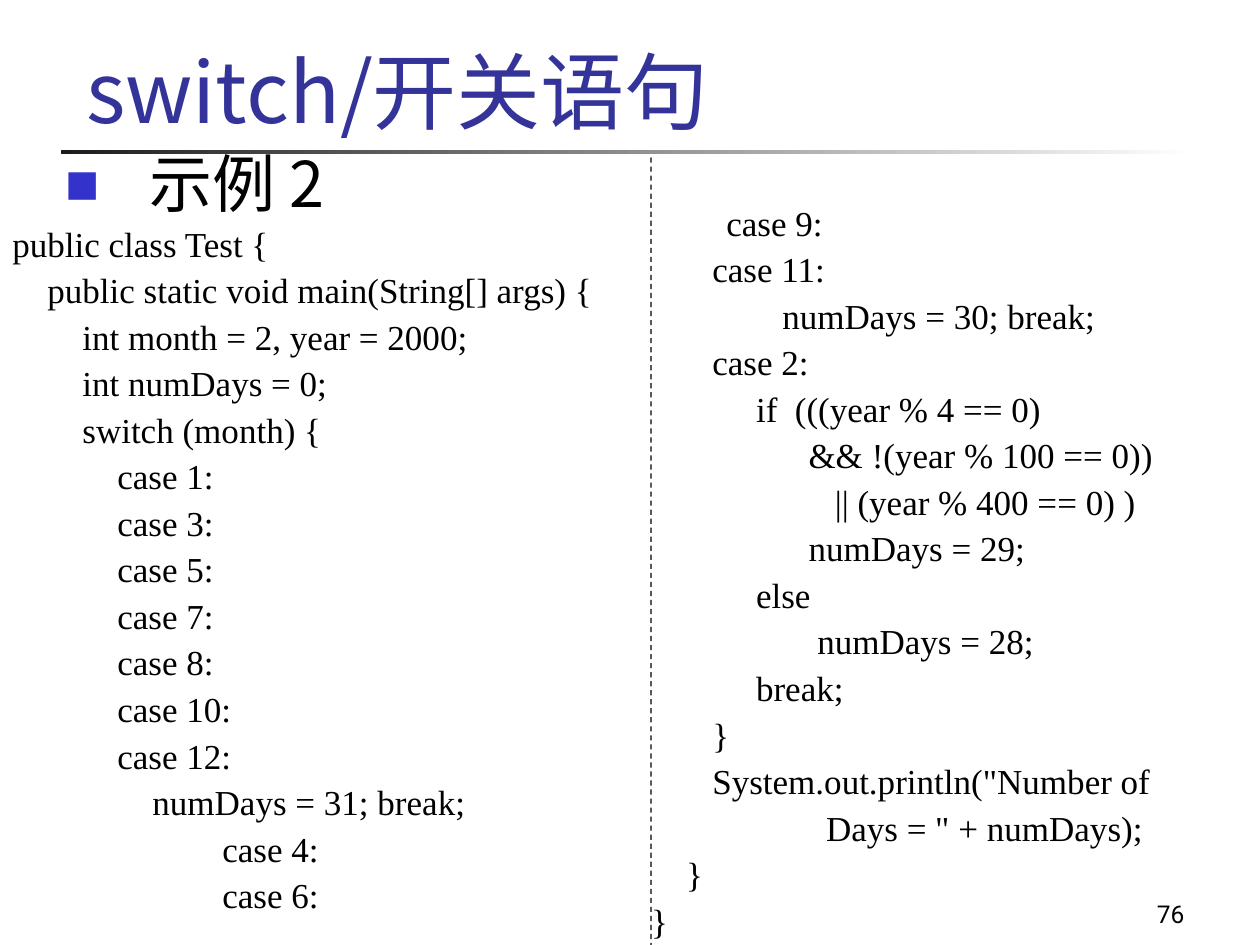
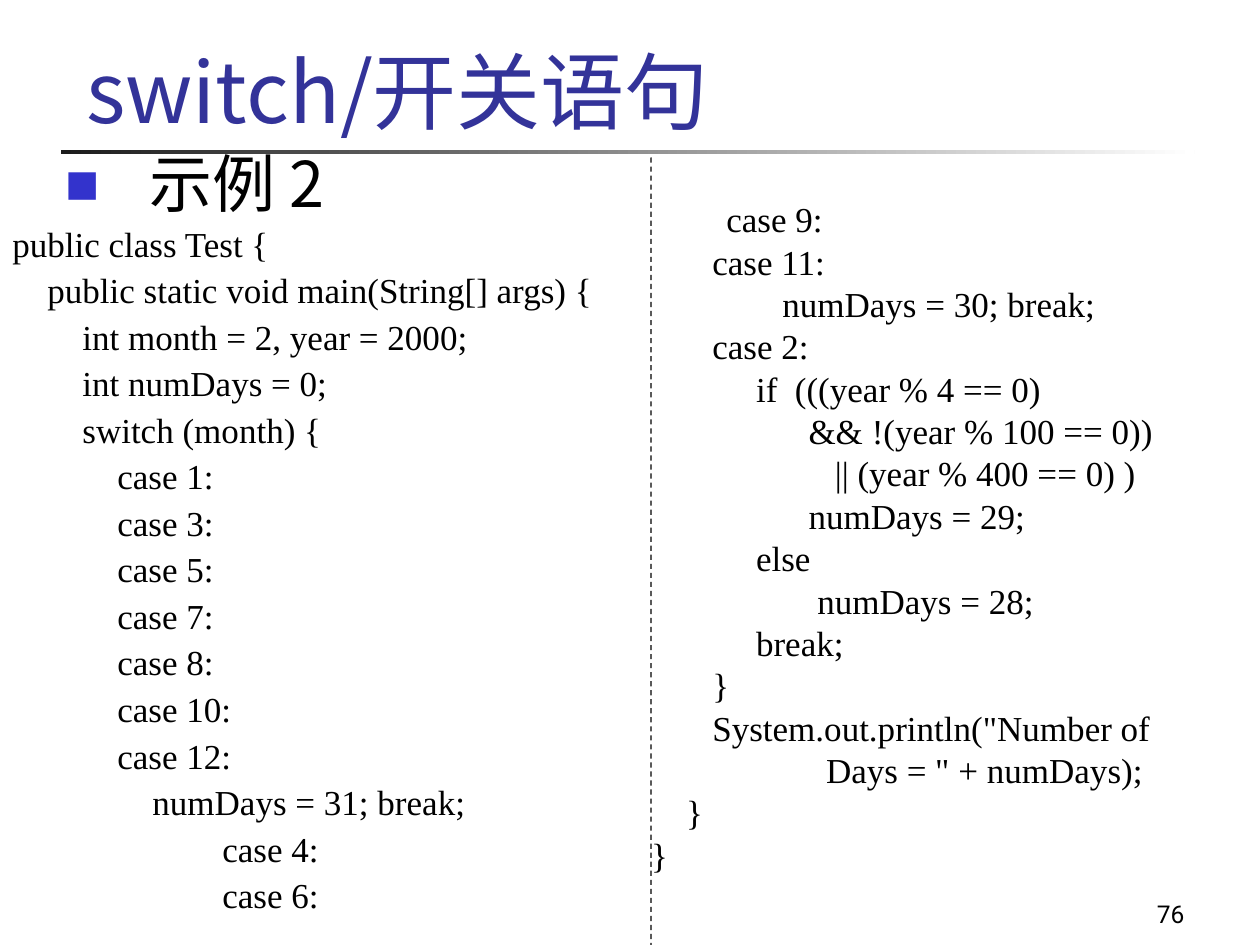
Before and after one commit to wangjin0818/Object_Oriented_Programming_2021, a slide deck: slide 76 of week 02/第02章-Java语法基础.ppt. Drawn at 1260x945 pixels with LibreOffice and Linux fonts; fonts in the diff are those of the drawing; background and template pictures are left out. Boxes give left, top, right and bottom in pixels: in the first picture for what was removed or moved away, otherwise in the second. Text is boxed around its words. In the diff, an @@ line names an element or a change of style, - is before the commit and + after.

```diff
--- a/week 02/第02章-Java语法基础.ppt
+++ b/week 02/第02章-Java语法基础.ppt
@@ text "case 9:" at box(712, 208, 1153, 790): line spacing 0.9 to 0.8 @@
```
Also in this commit, not shown: 5 other slides changed, 2 other files.
